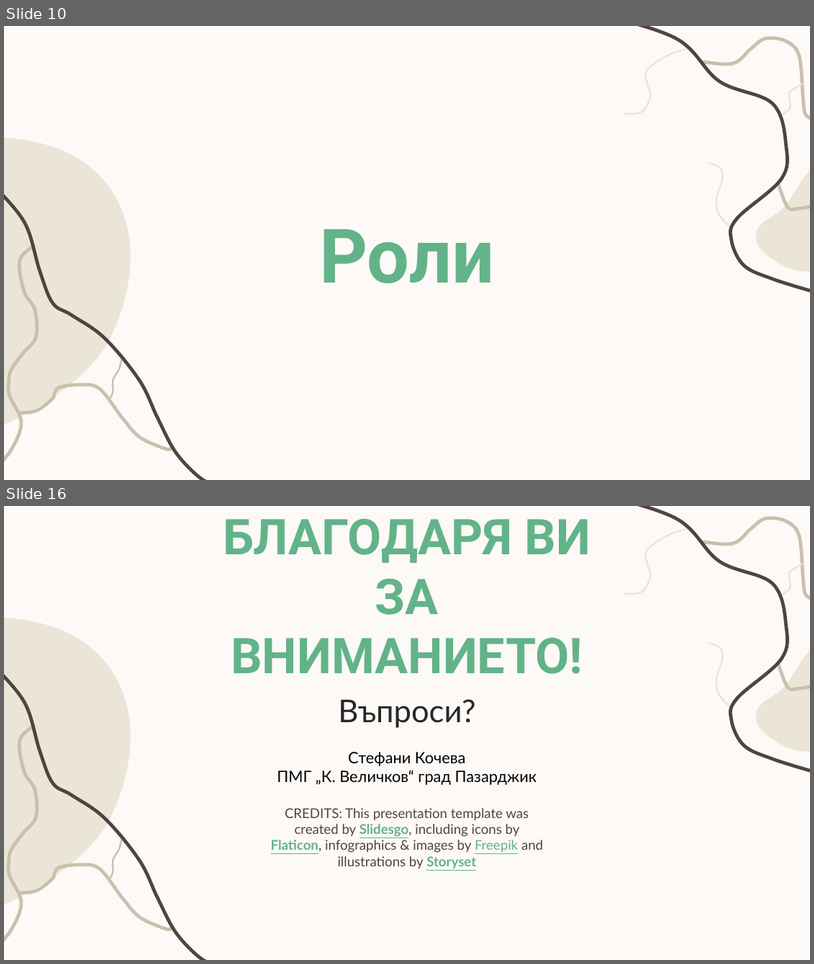
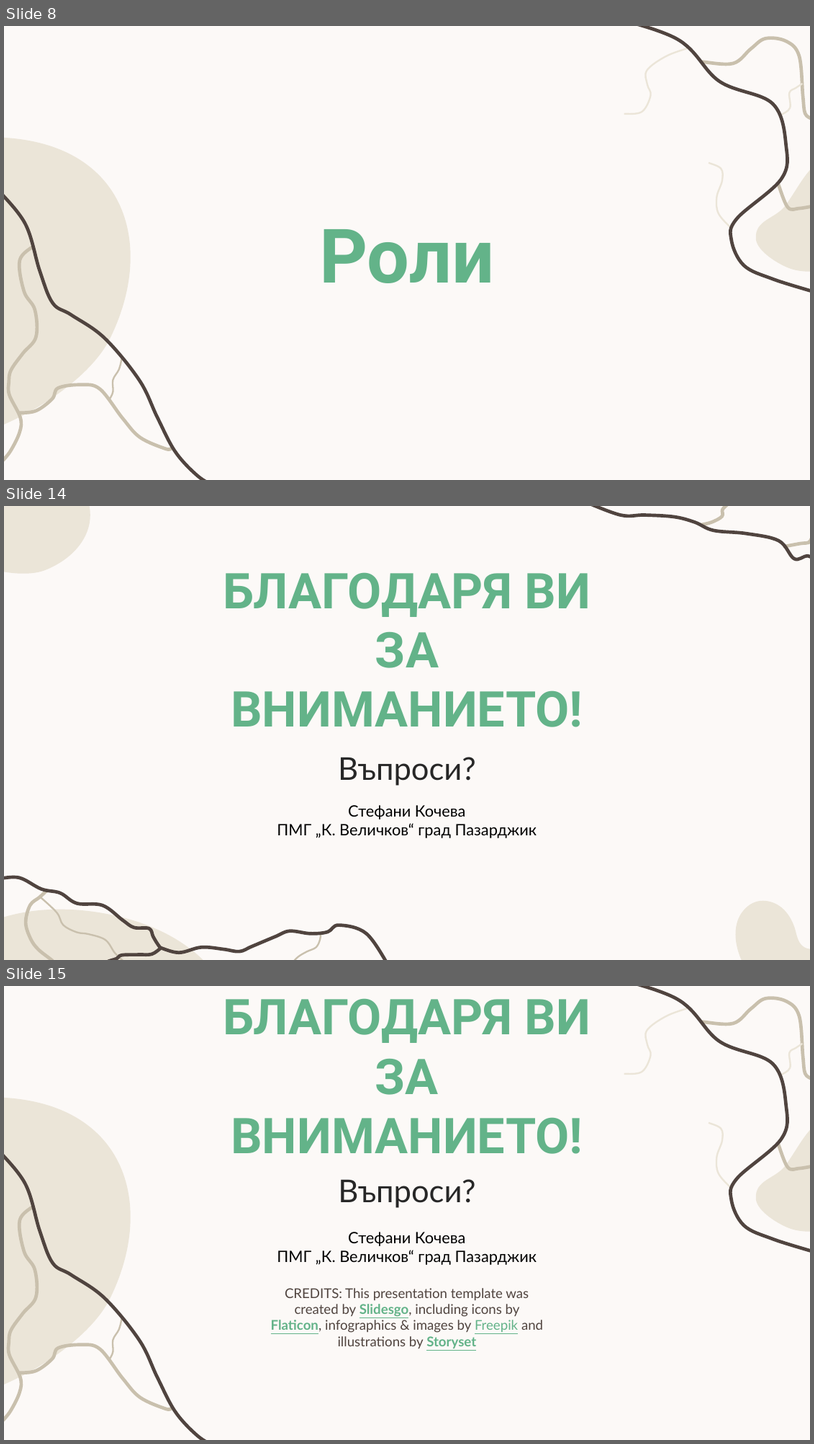
Before and after one commit to StefiKocheva/TaxiBook, a slide deck: Documents/TaxiBook.pptx. Shown one above the other, each under a label of ours: slides 10 and 16 before the commit, slides 8, 14 and 15 after it; the slides between them are not shown. The pictures are 814x964 and 814x1444 pixels, drawn with LibreOffice and Linux fonts; fonts in the diff are those of the drawing. Boxes give left, top, right and bottom in pixels: in the first picture for what was removed or moved away, otherwise in the second. Text is boxed around its words. In the diff, an @@ line names an element or a change of style, - is before the commit and + after.

```diff
--- a/Documents/TaxiBook.pptx
+++ b/Documents/TaxiBook.pptx
@@ slide 14 added at <box>4,506,810,960</box>, background #FCF9F7 @@
@@ group added at <box>4,506,810,960</box>: 11 freeform shapes @@
@@ text added at <box>223,572,592,727</box>, 44 pt, text #63B389, bold @@
+БЛАГОДАРЯ ВИ ЗА ВНИМАНИЕТО!
@@ text added at <box>338,757,476,785</box>, 28 pt, text #272727 @@
+Въпроси?
@@ text added at <box>277,805,538,838</box>, 14 pt, text #000000 @@
+Стефани Кочева
+ПМГ „К. Величков“ град Пазарджик
@@ freeform shape added at <box>735,901,810,960</box>, fill #EBE5D8 @@
@@ what was slide 10 is now slide 8 @@
@@ what was slide 16 is now slide 15 @@
```
Also in this commit, not shown: 7 slides changed, 2 other slides added, 1 slide removed, 52 other files.
